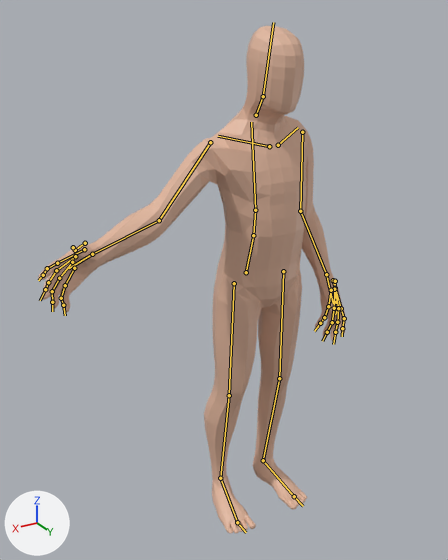
The Blender file mods/player/models/player/player.blend as it was, and as the next commit left it.
Rendered twice from a 50 mm camera at (10.61, 14.95, 16.9) aimed at (1.91, 0.45, 9.64). The axes (+X, +Y, +Z) are drawn at lower left. The lights are the same throughout. Both versions are drawn at frame 129 of the action 'basemesh_male_rigAction'; the numbers are the values there. The bones that bend it are drawn over the model as lines.

Objects in the first picture: 'basemesh_male'.
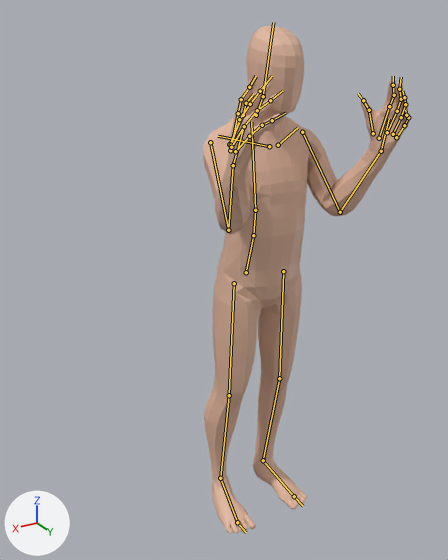
The change in detail:
Bone 'upper_arm.L' (bone_upper_arm_l) turns from (-4, 4, -34) to (39, -1, -40) degrees about its own x, y and z.
Bone 'forearm.L' (bone_forearm_l) turns from (0, 0, 0) to (82, -15, -4) degrees about its own x, y and z.
Bone 'upper_arm.R' (bone_upper_arm_r) turns from (44, 63, 39) to (45, 3, 39) degrees about its own x, y and z.
Bone 'forearm.R' (bone_forearm_r) turns from (0, 0, 0) to (76, 17, 4) degrees about its own x, y and z.

Where the change shows, as pixel boxes [x1, y1, x2, y2] in the pictures (448 x 560 px):
'basemesh_male', posed (33% narrower): before [38, 26, 346, 534]; after [203, 26, 410, 534]
bone 'upper_arm.L', root to tip: before (302, 132) to (300, 211); after (302, 132) to (340, 212)
bone 'forearm.L', root to tip: before (300, 211) to (326, 274); after (340, 212) to (381, 151)
bone 'upper_arm.R', root to tip: before (210, 142) to (159, 220); after (210, 142) to (228, 230)
bone 'forearm.R', root to tip: before (159, 220) to (92, 254); after (228, 230) to (233, 165)
